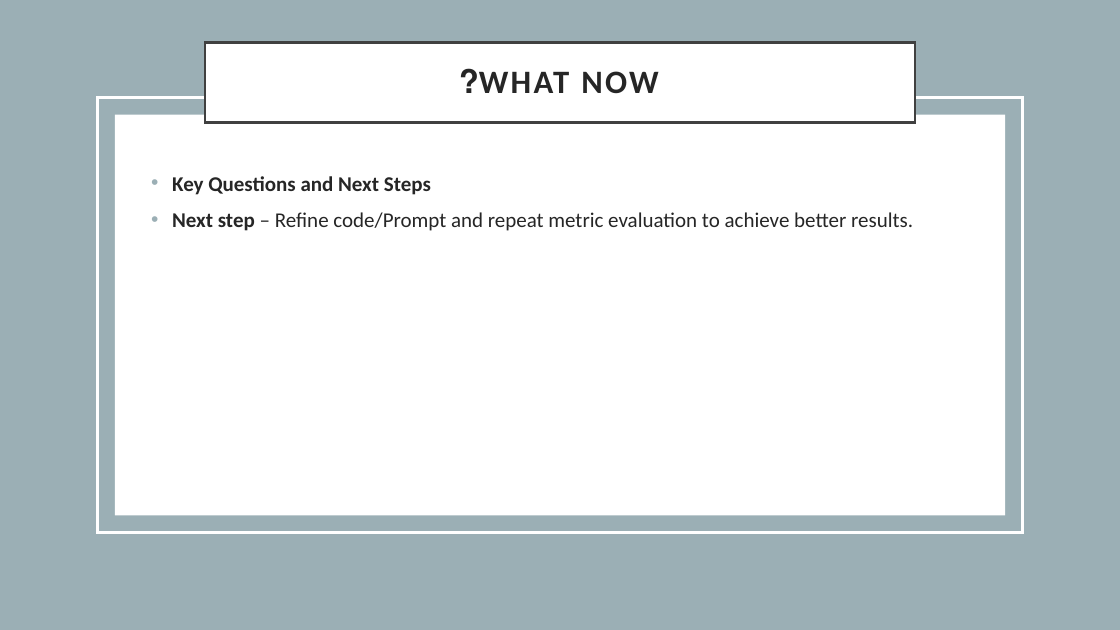
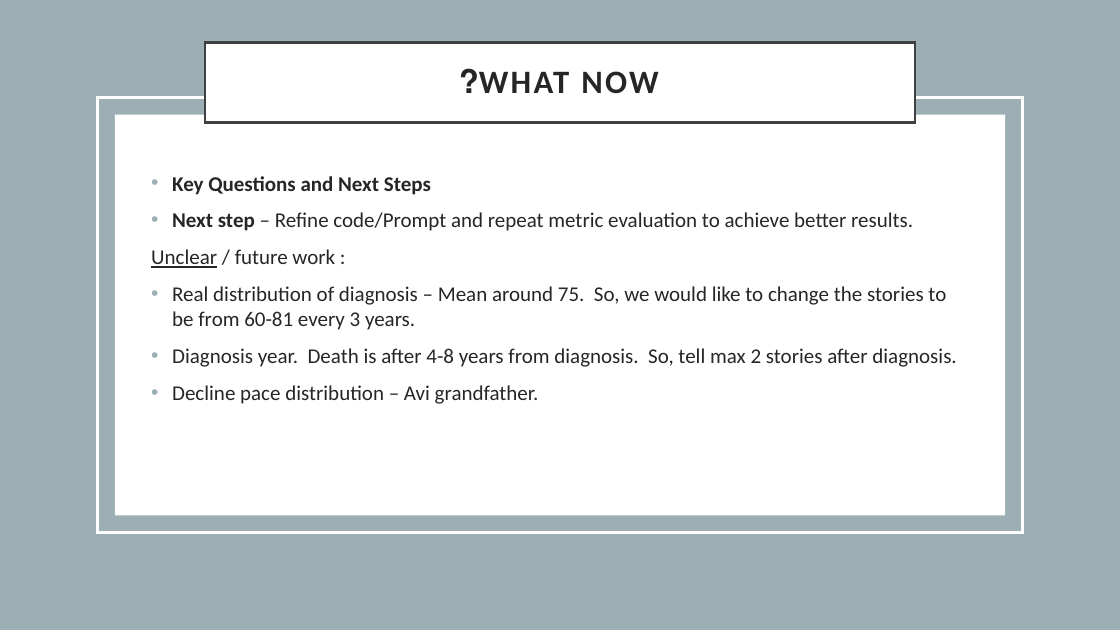
Before and after one commit to NetanelShalev/AD_LongitudinalDataGenerator, a slide deck: slide 27 of paper_presentation.pptx (slide 22 before the commit). Drawn at 1120x630 pixels with LibreOffice and Linux fonts; fonts in the diff are those of the drawing. Boxes give left, top, right and bottom in pixels: in the first picture for what was removed or moved away, otherwise in the second. Text is boxed around its words. In the diff, an @@ line names an element or a change of style, - is before the commit and + after.

```diff
--- a/paper_presentation.pptx
+++ b/paper_presentation.pptx
@@ text at [151,249,956,404]: paragraphs added @@
+Unclear / future work :
+• Real distribution of diagnosis – Mean around 75. So, we would like to change the stories to be from 60-81 every 3 years.
+• Diagnosis year. Death is after 4-8 years from diagnosis. So, tell max 2 stories after diagnosis.
+• Decline pace distribution – Avi grandfather.
```
Also in this commit, not shown: 1 other slide changed, 6 slides added, 10 other files.
